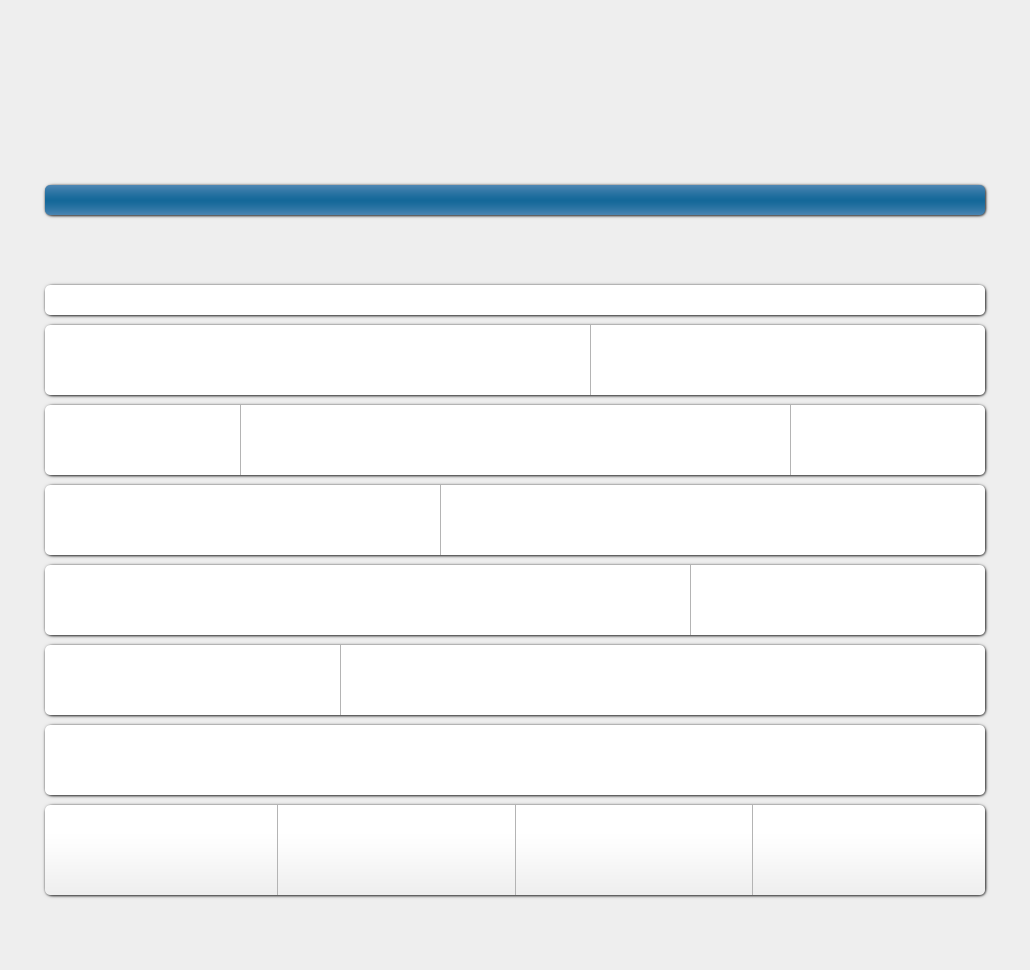
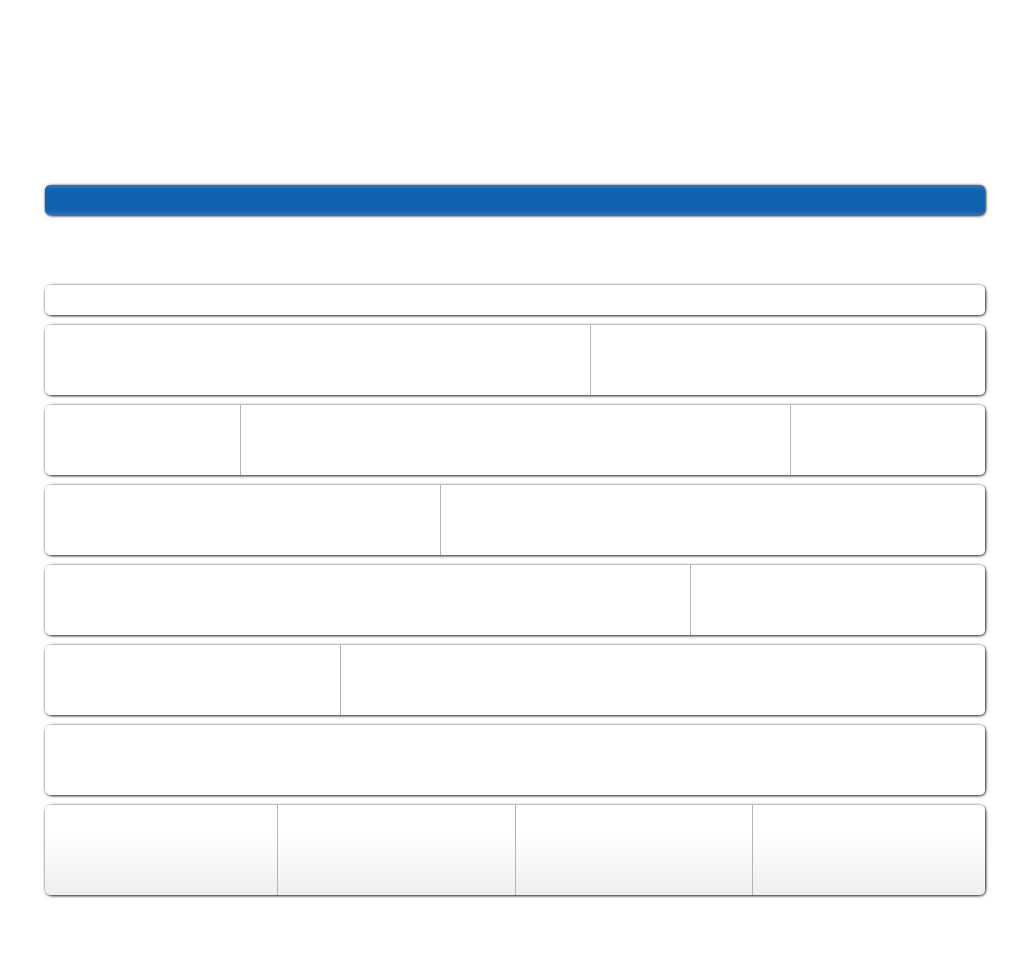
Comparing the layer stacks of the two 1030 x 970 images. Changes:
painted on "Background" over [0, 0, 1030, 970]
